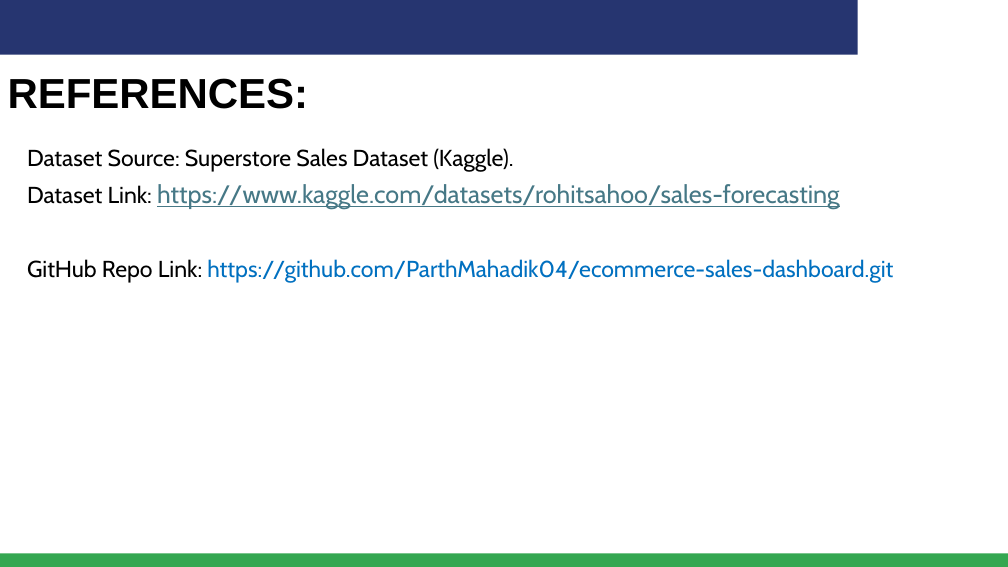
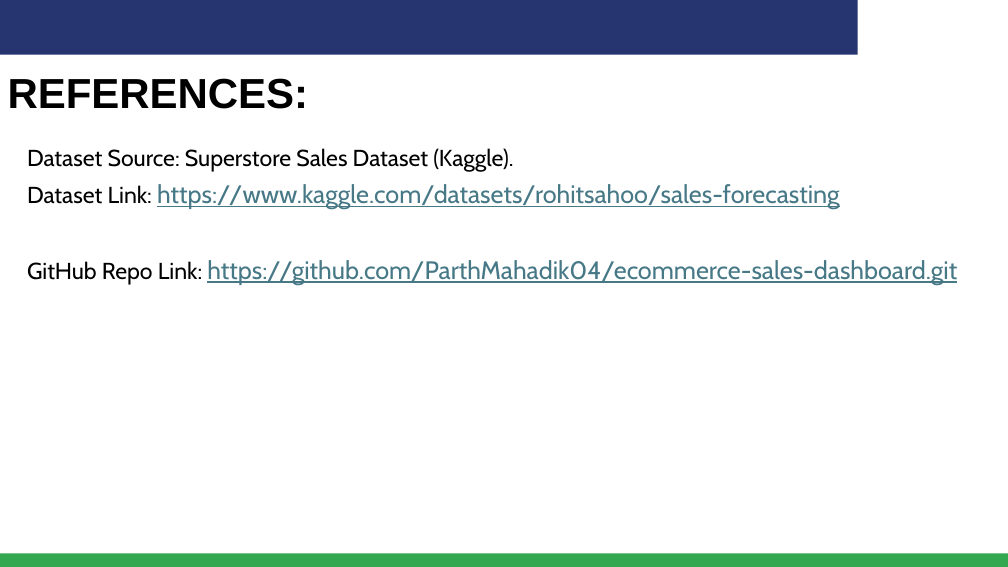
Before and after one commit to ParthMahadik04/ecommerce-sales-dashboard, a slide deck: slide 13 of Presentation/Parth_Santosh_Mahadik_E-commerce_Sales_Dashboard.pptx. Drawn at 1008x567 pixels with LibreOffice and Linux fonts; fonts in the diff are those of the drawing; background and template pictures are left out. Boxes give left, top, right and bottom in pixels: in the first picture for what was removed or moved away, otherwise in the second. Text is boxed around its words. In the diff, an @@ line names an element or a change of style, - is before the commit and + after.

```diff
--- a/Presentation/Parth_Santosh_Mahadik_E-commerce_Sales_Dashboard.pptx
+++ b/Presentation/Parth_Santosh_Mahadik_E-commerce_Sales_Dashboard.pptx
@@ text at (x1=27, y1=260, x2=957, y2=285): size 22 to 24 pt, text colour #0070C0 to #467886, underline on in "https://github.com/ParthMahadik04/ecommerce-sales-dashboard. ..." @@
```
Also in this commit, not shown: 1 other slide changed, 1 other file.
